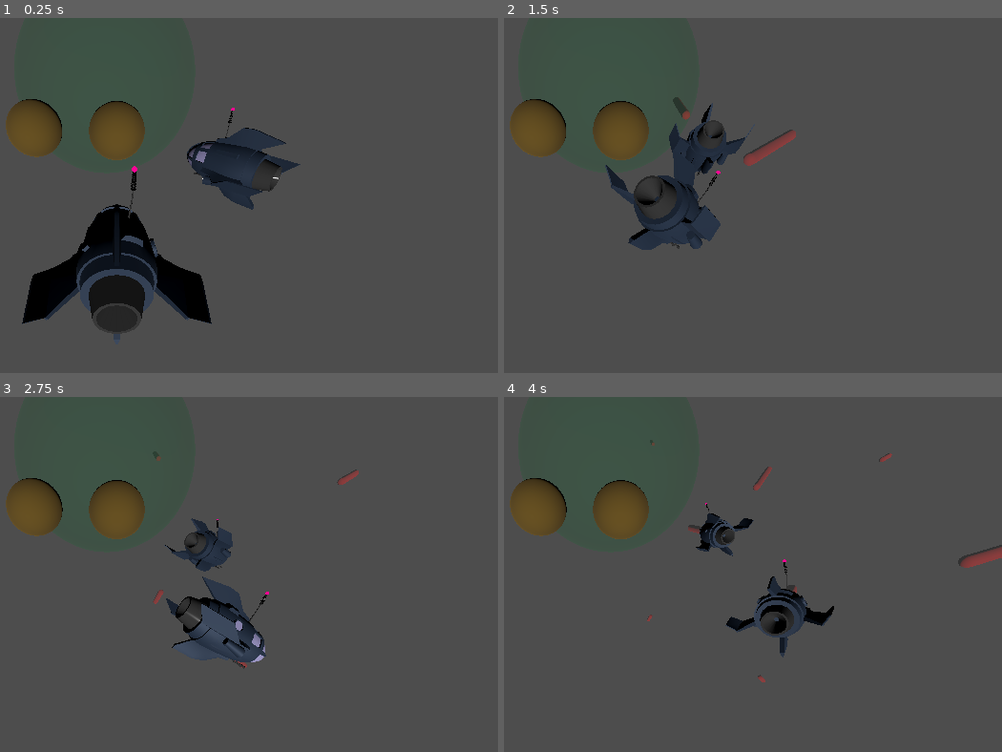
Above: before the commit, frames 1-4 (two rows, left to right).
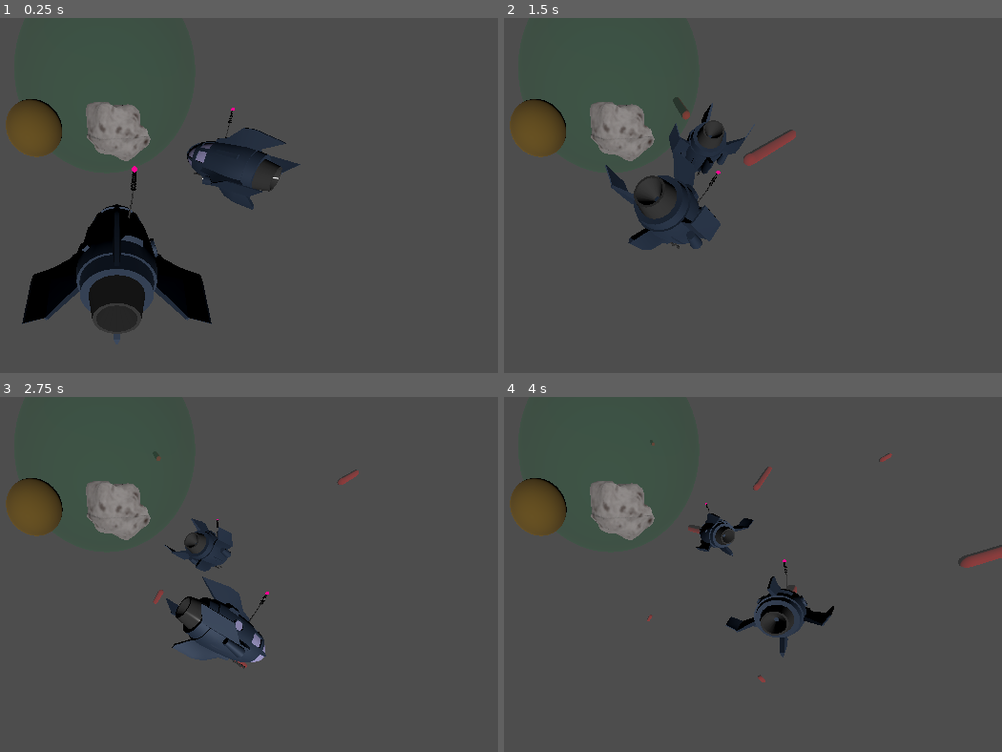
Above: after the commit, the same moments.

Repository: tmrupp/LD59
Game: Godot game, scene res://Scenes/tom.tscn
Two runs of this game, one before a commit and one after it. Both use one fixed random seed, a clock stepped at 60 frames per second and the inputs below. This scene is started directly instead of the project's main scene.
Inputs (mouse positions are in pixels of both pictures, inside the frame that each line leads up to):
- Up to frame 1 (0.25 s): no input
- Up to frame 2 (1.5 s): tap Enter at 0.5 s; move the mouse to (787, 209) at 0.52 s; hold D 0.53-1.28 s; click (787, 209) at 0.67 s; tap Space at 0.77 s; move the mouse to (outside the picture) at 1.27 s; hold S from 1.28 s (still down)
- Up to frame 3 (2.75 s): tap Space at 1.52 s; move the mouse to (194, 517) at 2.02 s; release S at 2.03 s; hold D from 2.03 s (still down)
- Up to frame 4 (4 s): move the mouse to (583, 695) at 2.77 s; release D at 2.78 s; hold W 2.78-3.53 s; click (583, 695) at 2.92 s; tap Space at 3.02, 3.77 s; move the mouse to (847, 673) at 3.52 s; hold A from 3.53 s (still down)

The runs differ from the first frame. In frame 1, 1.7% of the frame differs, in the area x 17-31%, y 23-41%; in frame 2, 1.7%; in frame 3, 1.7%; in frame 4, 1.7%.

Commit message:
fixed collider

Diff:
--- a/Scenes/asteroid.tscn
+++ b/Scenes/asteroid.tscn
@@ -21,7 +21,7 @@
 visible = false
 mesh = SubResource("SphereMesh_joe6r")
 
-[node name="StaticBody3D" type="StaticBody3D" parent="." unique_id=454952765 groups=["obstacles"]]
+[node name="StaticBody3D" type="StaticBody3D" parent="." unique_id=454952765 groups=["obstacle"]]
 
-[node name="CollisionShape3D" type="CollisionShape3D" parent="StaticBody3D" unique_id=547758994]
+[node name="CollisionShape3D" type="CollisionShape3D" parent="StaticBody3D" unique_id=547758994 groups=["obstacle"]]
 shape = SubResource("SphereShape3D_ugvm7")
--- a/Scenes/command_center.tscn
+++ b/Scenes/command_center.tscn
@@ -4,10 +4,12 @@
 [ext_resource type="PackedScene" uid="uid://dx8xtp808al5q" path="res://3D Models/ControlCenter.glb" id="1_lv533"]
 [ext_resource type="AudioStream" uid="uid://cmumcinoty2k1" path="res://sounds/roids.mp3" id="2_escgk"]
 [ext_resource type="Script" uid="uid://daftteavwxk0y" path="res://Scripts/camera_look.gd" id="2_kesst"]
-[ext_resource type="Script" uid="uid://bimchi4sd05h6" path="res://Scripts/controls.gd" id="3_0rffn"]
+[ext_resource type="Script" path="res://Scripts/controls.gd" id="3_0rffn"]
 [ext_resource type="Material" uid="uid://crab0h8jo2vs3" path="res://Resources/refract.tres" id="4_a3bg2"]
 [ext_resource type="Script" uid="uid://k22dnw2707cg" path="res://Scripts/director.gd" id="4_dnagy"]
 [ext_resource type="Material" uid="uid://dmee5abgg5t5h" path="res://Resources/tv_static.tres" id="5_escgk"]
+[ext_resource type="PackedScene" uid="uid://de42481q0cwhl" path="res://Scenes/ship.tscn" id="9_5ygjn"]
+[ext_resource type="PackedScene" uid="uid://c0otna6ujbk57" path="res://Scenes/asteroid.tscn" id="10_82014"]
 
 [sub_resource type="FastNoiseLite" id="FastNoiseLite_h4dh8"]
 noise_type = 2
@@ -85,16 +87,16 @@
 
 [node name="ControlCenter" parent="Controls" unique_id=1351323934 instance=ExtResource("1_lv533")]
 
-[node name="StaticBody3D" type="StaticBody3D" parent="Controls/ControlCenter/Switching Ships Button" parent_id_path=PackedInt32Array(1351323934, 826886724) index="0" unique_id=241122176]
+[node name="StaticBody3D" type="StaticBody3D" parent="Controls/ControlCenter/Switching Ships Button" parent_id_path=PackedInt32Array(1351323934, 1874508116) index="0" unique_id=241122176]
 
 [node name="CollisionShape3D" type="CollisionShape3D" parent="Controls/ControlCenter/Switching Ships Button/StaticBody3D" unique_id=209581901]
 shape = SubResource("BoxShape3D_0rffn")
 
-[node name="Emergency Button Cover" parent="Controls/ControlCenter" index="8" unique_id=1202994369]
+[node name="Emergency Button Cover" parent="Controls/ControlCenter" index="8" unique_id=801396001]
 transform = Transform3D(1, 0, 0, 0, 0.9986295, -0.05233596, 0, 0.05233596, 0.9986295, 0.5482091, 1.0628211, -0.036422424)
 surface_material_override/0 = ExtResource("4_a3bg2")
 
-[node name="StaticBody3D" type="StaticBody3D" parent="Controls/ControlCenter/Switching Ships Button_001" parent_id_path=PackedInt32Array(1351323934, 1505159447) index="0" unique_id=786466515]
+[node name="StaticBody3D" type="StaticBody3D" parent="Controls/ControlCenter/Switching Ships Button_001" parent_id_path=PackedInt32Array(1351323934, 169297424) index="0" unique_id=786466515]
 
 [node name="CollisionShape3D" type="CollisionShape3D" parent="Controls/ControlCenter/Switching Ships Button_001/StaticBody3D" unique_id=2009682567]
 shape = SubResource("BoxShape3D_escgk")
@@ -102,33 +104,33 @@
 [node name="ControlCenter2" parent="Controls" unique_id=268873400 instance=ExtResource("1_lv533")]
 transform = Transform3D(1, 0, 0, 0, 1, 0, 0, 0, 1, 3.1, 0, 0)
 
-[node name="Screen1" parent="Controls/ControlCenter2" index="2" unique_id=1870411032]
+[node name="Screen1" parent="Controls/ControlCenter2" index="2" unique_id=380509051]
 surface_material_override/0 = ExtResource("5_escgk")
 
-[node name="Emergency Button Cover" parent="Controls/ControlCenter2" index="8" unique_id=1202994369]
+[node name="Emergency Button Cover" parent="Controls/ControlCenter2" index="8" unique_id=801396001]
 transform = Transform3D(1, 0, 0, 0, 0.9986295, -0.05233596, 0, 0.05233596, 0.9986295, 0.5482091, 1.0628211, -0.036422424)
 surface_material_override/0 = ExtResource("4_a3bg2")
 
-[node name="Screen2" parent="Controls/ControlCenter2" index="29" unique_id=117806611]
+[node name="Screen2" parent="Controls/ControlCenter2" index="29" unique_id=182992739]
 surface_material_override/0 = ExtResource("5_escgk")
 
-[node name="Screen3" parent="Controls/ControlCenter2" index="30" unique_id=1996333831]
+[node name="Screen3" parent="Controls/ControlCenter2" index="30" unique_id=1335313885]
 surface_material_override/0 = ExtResource("5_escgk")
 
 [node name="ControlCenter3" parent="Controls" unique_id=316754130 instance=ExtResource("1_lv533")]
 transform = Transform3D(1, 0, 0, 0, 1, 0, 0, 0, 1, -3.1, 0, 0)
 
-[node name="Screen1" parent="Controls/ControlCenter3" index="2" unique_id=1870411032]
+[node name="Screen1" parent="Controls/ControlCenter3" index="2" unique_id=380509051]
 surface_material_override/0 = ExtResource("5_escgk")
 
-[node name="Emergency Button Cover" parent="Controls/ControlCenter3" index="8" unique_id=1202994369]
+[node name="Emergency Button Cover" parent="Controls/ControlCenter3" index="8" unique_id=801396001]
 transform = Transform3D(1, 0, 0, 0, 0.9986295, -0.05233596, 0, 0.05233596, 0.9986295, 0.5482091, 1.0628211, -0.036422424)
 surface_material_override/0 = ExtResource("4_a3bg2")
 
-[node name="Screen2" parent="Controls/ControlCenter3" index="29" unique_id=117806611]
+[node name="Screen2" parent="Controls/ControlCenter3" index="29" unique_id=182992739]
 surface_material_override/0 = ExtResource("5_escgk")
 
-[node name="Screen3" parent="Controls/ControlCenter3" index="30" unique_id=1996333831]
+[node name="Screen3" parent="Controls/ControlCenter3" index="30" unique_id=1335313885]
 surface_material_override/0 = ExtResource("5_escgk")
 
 [node name="Director" type="Node3D" parent="." unique_id=312234527]
@@ -142,6 +144,12 @@
 ship_spawn_cooldown = 10.0
 ship_spawn_max = 3
 
+[node name="Ship" parent="." unique_id=962295472 instance=ExtResource("9_5ygjn")]
+transform = Transform3D(1, 0, 0, 0, 1, 0, 0, 0, 1, -55, 50, 205)
+
+[node name="Asteroid" parent="." unique_id=129984092 instance=ExtResource("10_82014")]
+transform = Transform3D(1, 0, 0, 0, 1, 0, 0, 0, 1, -55, 50, 200)
+
 [editable path="Controls/ControlCenter"]
 [editable path="Controls/ControlCenter2"]
 [editable path="Controls/ControlCenter3"]
--- a/Scenes/tom.tscn
+++ b/Scenes/tom.tscn
@@ -2,6 +2,7 @@
 
 [ext_resource type="PackedScene" uid="uid://de42481q0cwhl" path="res://Scenes/ship.tscn" id="1_ugvm7"]
 [ext_resource type="Script" uid="uid://dgyoiv2wukaxw" path="res://Scripts/asteroid.gd" id="2_85xcm"]
+[ext_resource type="PackedScene" uid="uid://c0otna6ujbk57" path="res://Scenes/asteroid.tscn" id="2_v7nwh"]
 
 [sub_resource type="StandardMaterial3D" id="StandardMaterial3D_85xcm"]
 albedo_color = Color(0.38629052, 0.2949082, 0.08428394, 1)
@@ -51,8 +52,11 @@
 [node name="Ship2" parent="." unique_id=669010389 instance=ExtResource("1_ugvm7")]
 transform = Transform3D(0.7273896, 0, 0.6862247, 0, 1, 0, -0.6862247, 0, 0.7273896, 1.8856115, 0, -2.1898193)
 
+[node name="Asteroid3" parent="." unique_id=129984092 instance=ExtResource("2_v7nwh")]
+transform = Transform3D(1, 0, 0, 0, 1, 0, 0, 0, 1, 0, 0.19755888, -3.4443474)
+
 [node name="Asteroid" type="Node3D" parent="." unique_id=924411034]
-transform = Transform3D(-4.371139e-08, -1, 0, -4.371139e-08, 1.9106855e-15, 1, -1, 4.371139e-08, -4.371139e-08, 0, 0.19755888, -3.4443474)
+transform = Transform3D(-4.371139e-08, -1, 0, -4.371139e-08, 1.9106855e-15, 1, -1, 4.371139e-08, -4.371139e-08, -3.3944707, 0.19755888, 1.6753168)
 script = ExtResource("2_85xcm")
 
 [node name="MeshInstance3D" type="MeshInstance3D" parent="Asteroid" unique_id=2040605125]
Not shown: 1 places in Resources/tv_static.tres that only renumber resources
Not shown: 1 places in Scenes/asteroid.tscn that only renumber resources
